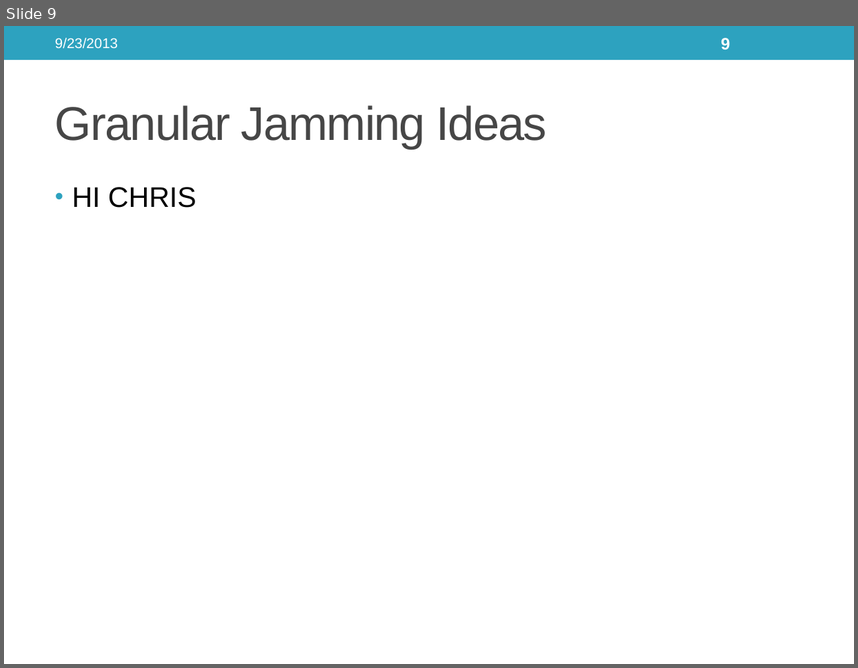
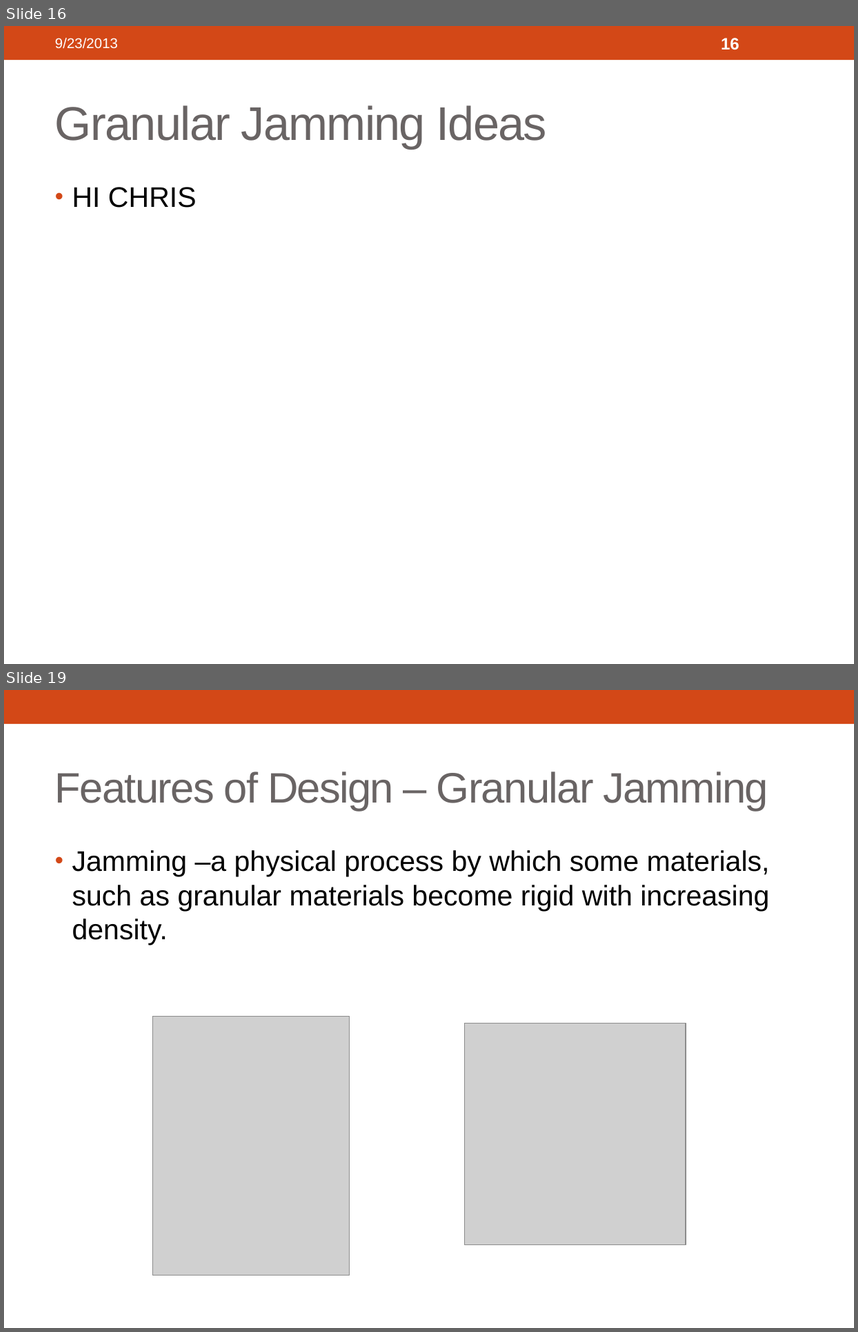
Before and after one commit to 3D-Printed-Granular-Jamming-Hand/3d-printed-granular-jamming-hand, a slide deck: ProgressReports/Presentation 1 Segments/3d-Printed Granular Jamming Hand.pptx. Shown one above the other, each under a label of ours: slide 9 before the commit, slides 16 and 19 after it; the slides between them are not shown. The pictures are 858x668 and 858x1332 pixels, drawn with LibreOffice and Linux fonts; fonts in the diff are those of the drawing; grey boxes stand for pictures. Boxes give left, top, right and bottom in pixels: in the first picture for what was removed or moved away, otherwise in the second. Text is boxed around its words. In the diff, an @@ line names an element or a change of style, - is before the commit and + after.

```diff
--- a/ProgressReports/Presentation 1 Segments/3d-Printed Granular Jamming Hand.pptx
+++ b/ProgressReports/Presentation 1 Segments/3d-Printed Granular Jamming Hand.pptx
@@ slide 19 added at bbox=[4, 690, 854, 1328], background #FFFFFF; not listed: 1 template element that a slide beside it also shows @@
@@ title added at bbox=[55, 771, 769, 811], 36 pt, text #696464 @@
+Features of Design – Granular Jamming
@@ text added at bbox=[72, 850, 770, 945], 24 pt, text #000000 @@
+• Jamming –a physical process by which some materials, such as granular materials become rigid with increasing density.
@@ picture added at bbox=[153, 1016, 349, 1275] @@
@@ picture added at bbox=[465, 1023, 686, 1244] @@
@@ what was slide 9 is now slide 16 @@
@@ slide 16 changed as well @@
@@ rectangle at bbox=[4, 26, 854, 60]: fill #2DA2BF to #D34817 @@
@@ page number at bbox=[721, 38, 740, 50]: text changed @@
-9
+16
@@ title "Granular Jamming Ideas" at bbox=[55, 105, 548, 149]: text colour #464646 to #696464 @@
@@ text "HI CHRIS" at bbox=[72, 187, 197, 207]: bullet colour #2DA2BF to #D34817 @@
```
Also in this commit, not shown: 12 other slides changed, 15 other slides added.
